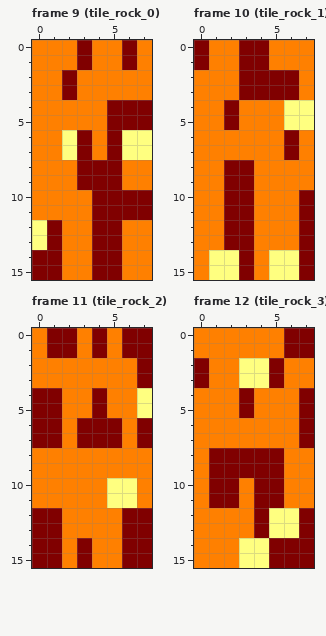
One commit to this pixel-art file: assets/aseprite/planetbase_terrain_cpc_mode0.aseprite. That is the earlier state.
8x16 pixels, 54 frames. Shown: frame 9 (tile_rock_0), frame 10 (tile_rock_1), frame 11 (tile_rock_2), frame 12 (tile_rock_3). The commit also changed other frames, which this record leaves out.
And afterwards:
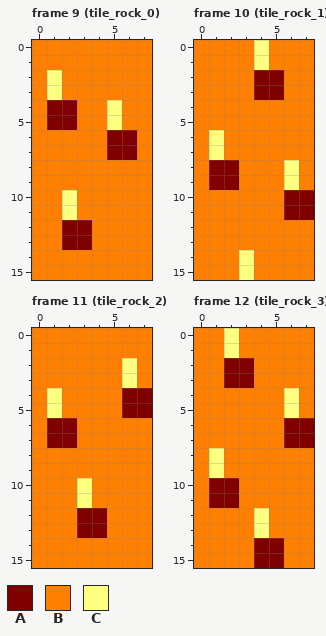
Palette (. is transparent): A #800000  B #ff8000  C #ffff80
From old to new:
Changed rows in their new state; - is an unchanged pixel.
Frame 9 (tile_rock_0):
first column x 0:
 0 ---B--B-
 1 ---B--B-
 2 -CB-----
 3 -CB-----
 4 -AA--CBB
 5 -AA--CBB
 6 --BB--AB
 7 --BB--AB
 8 ---BBB--
 9 ---BBB--
10 --C-BBBB
11 --C-BBBB
12 BBAABB--
13 BBAABB--
14 BB--BB--
15 BB--BB--
Frame 10 (tile_rock_1):
first column x 0:
 0 B--BC---
 1 B--BC---
 2 ---B--B-
 3 ---B--B-
 4 --B---BB
 5 --B---BB
 6 -C----B-
 7 -C----B-
 8 -A-B--C-
 9 -A-B--C-
10 --BB--A-
11 --BB--A-
12 --BB---B
13 --BB---B
14 -BBC-BBB
15 -BBC-BBB
Frame 11 (tile_rock_2):
first column x 0:
 0 -BB-B-BB
 1 -BB-B-BB
 2 ------CB
 3 ------CB
 4 BC--B-AA
 5 BC--B-AA
 6 B-ABBB-B
 7 B-ABBB-B
10 ---C-BB-
11 ---C-BB-
12 BB-AA-BB
13 BB-AA-BB
14 BB-B--BB
15 BB-B--BB
Frame 12 (tile_rock_3):
first column x 0:
 0 --C---BB
 1 --C---BB
 2 B-AABB--
 3 B-AABB--
 4 ---B--CB
 5 ---B--CB
 6 ------A-
 7 ------A-
 8 -CBBBB--
 9 -CBBBB--
10 ----BB--
11 ----BB--
12 ----CBBB
13 ----CBBB
14 ---BA-BB
15 ---BA-BB
Pixel boxes of the changes (left, top, right, bottom) in both pictures:
changed: (32, 40, 152, 280)
changed: (194, 40, 314, 280)
changed: (32, 328, 152, 568)
changed: (194, 328, 314, 568)
